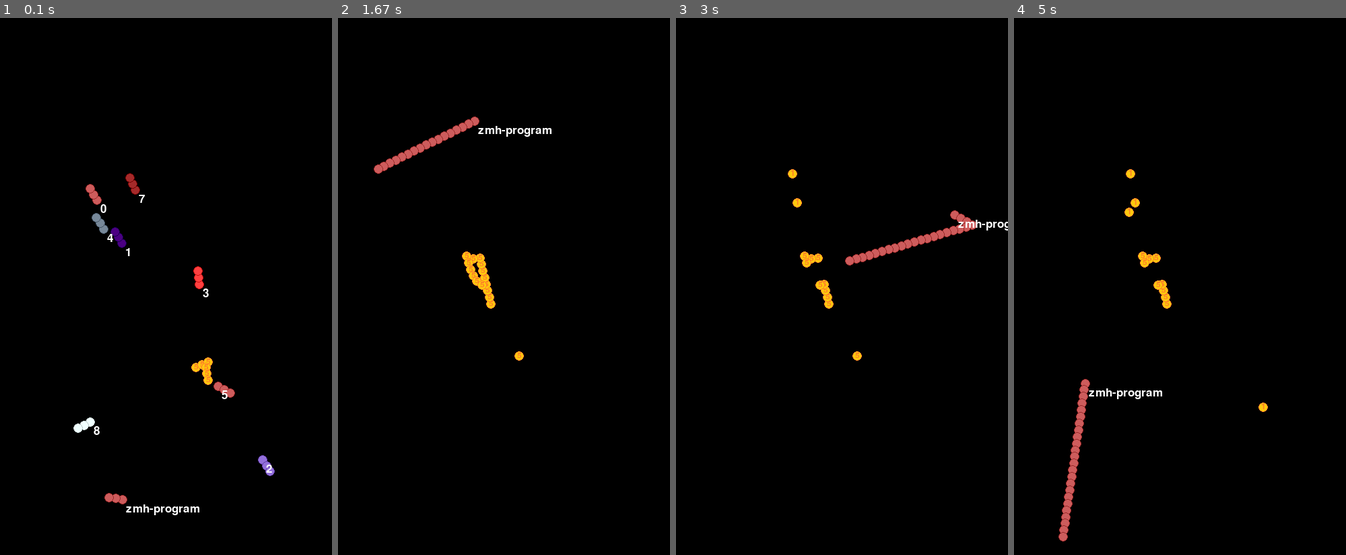
Above: before the commit, frames 1-4 (left to right).
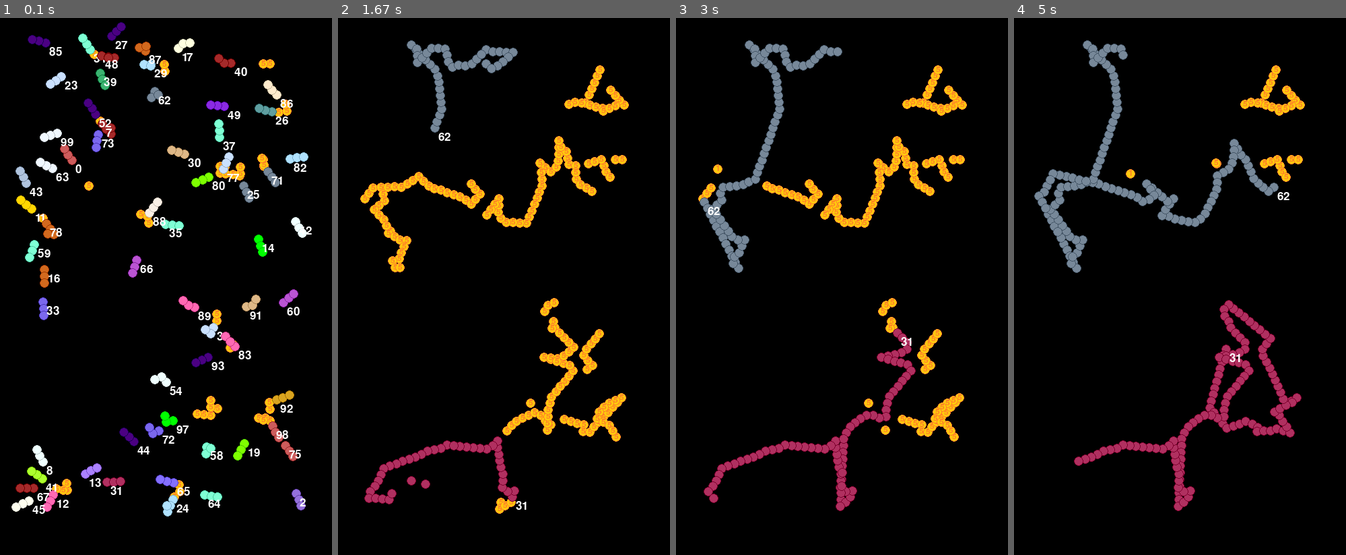
Above: after the commit, the same moments.

Repository: zmh-program/Z-RLSnake
Game: pygame game, started from render.py
The game is run twice, just before and just after one commit, with the same random seed, the same clock (stepped at 60 frames per second) and the same inputs.
Inputs (mouse positions are in pixels of both pictures, inside the frame that each line leads up to):
- Up to frame 1 (0.1 s): no input
- Up to frame 2 (1.67 s): move the mouse to (487, 307) at 0.37 s; move the mouse to (397, 205) at 0.87 s; move the mouse to (507, 103) at 1.37 s
- Up to frame 3 (3 s): move the mouse to (828, 195) at 1.87 s; move the mouse to (928, 238) at 2.43 s; move the mouse to (911, 189) at 2.93 s
- Up to frame 4 (5 s): move the mouse to (1193, 265) at 3.43 s; move the mouse to (1126, 442) at 3.93 s; move the mouse to (1123, 109) at 4.6 s

The runs differ from the first frame. In frame 1, 11% of the frame differs, in the area x 3-94%, y 0-93%; in frame 2, 9.1%; in frame 3, 9.1%; in frame 4, 9.4%.

Commit message:
1.6.7-alpha

Diff:
--- a/render.py
+++ b/render.py
@@ -42,7 +42,7 @@
     def __init__(self, parent):
         super().__init__(parent=parent)
         self.player = self.add_snake("zmh-program", otype=sprite.SnakePlayer)
-        for idx in range(10):
+        for idx in range(100):
             self.add_snake(str(idx), otype=sprite.SeniorSnakeRobot)
 
     def update(self):
@@ -85,7 +85,7 @@
         pygame.display.update()
         # self.spent.append(time.time() - startup)
         # print((1 / numpy.average(self.spent)), (1 / numpy.max(self.spent)), self.coin_group.length)
-        # clock.tick(param.FPS)
+        clock.tick(param.FPS)
 
 
 if __name__ == "__main__":
--- a/vector/group.py
+++ b/vector/group.py
@@ -117,7 +117,7 @@
 
     @property
     def migration(self):
-        return {snake: snake.migration for snake in self.snakes if snake.has_migration}
+        return {snake.name: snake.migration for snake in self.snakes if snake.has_migration}
 
     def get_data(self) -> list:
         return [snake.get_data() for snake in self.snakes if snake.alive]
@@ -151,6 +151,13 @@
         self.tick()
 
     @property
+    def data(self):
+        return {
+            "coin": self.coin_group.get_data(),
+            "snake": self.snake_group.get_data()
+        }
+
+    @property
     def migration(self):
         return {
             "coin": self.coin_group.migration,
--- a/vector/sprite.py
+++ b/vector/sprite.py
@@ -48,7 +48,9 @@
 
             这也是Minecraft的区块刷新的网络传输方法之一 (不过人家是udp, 大概因为要求数据准确率不是极高, 且通过双方算法弥补, 否则不可能每帧近GB传输吧)
                                                 (别问我是怎么知道的)
-
+        3. Migrations 机制
+        100条蛇, Migration约0-4000bytes (平均1210bytes, 1.12KiB), 全部数据 12301bytes (12KiB)
+            计算实际全部流量: data * tick * client
     """
 
     def __init__(self):
